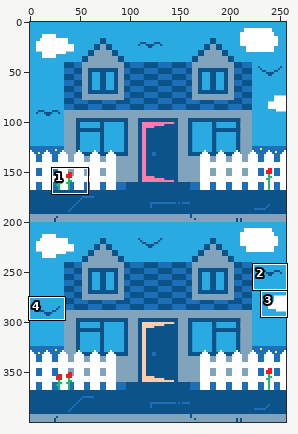
A sprite sheet gets an edit: public/assets/tbh_venue_bg.png. The first picture is a wide view before the edit; the outline marks the close-up.
Close-up. The starting point:
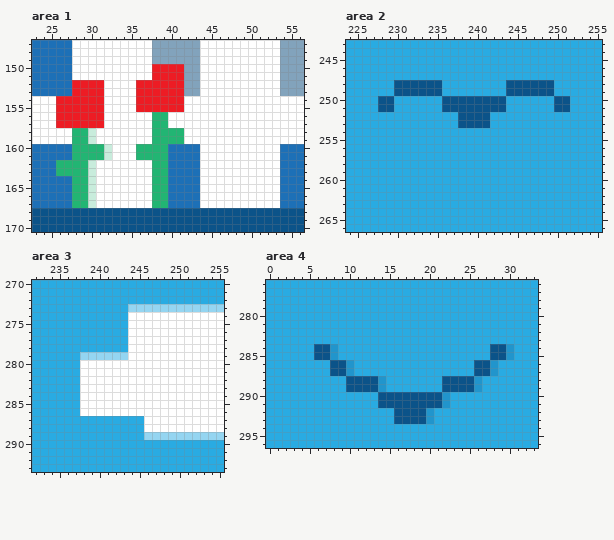
The file is 256x400 pixels. Shown: area 1: x 23..56, y 147..170; area 2: x 224..255, y 243..266; area 3: x 232..255, y 270..293; area 4: x 0..33, y 276..296. The commit also changed other parts of the picture, which this record leaves out.
After:
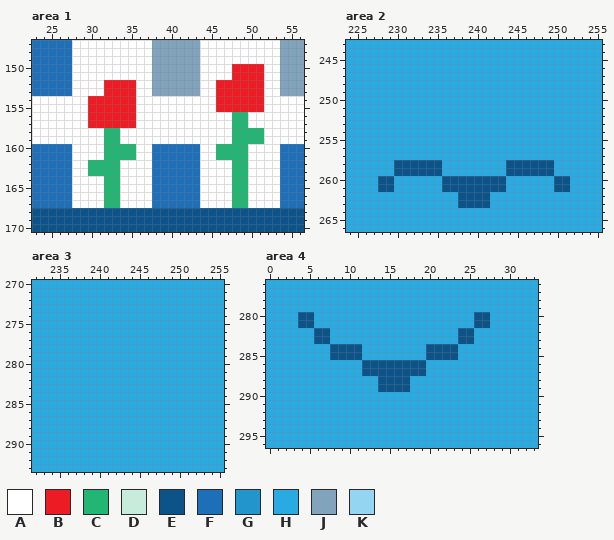
Palette (. is transparent): A #ffffff  B #ed1c24  C #22b573  D #c8ecdc  E #0b5389  F #1d70b7  G #2195cc  H #29abe2  J #82a3bc  K #94d5f1
What changed:
Area 1:
Colour B becomes colour A in rows 152 to 153 at x 28 to 31 and 36 to 37; in rows 154 to 155 at x 26 to 29 and 36 to 41; in rows 156 to 157 at x 26 to 29.
Colour C becomes colour A in rows 156 to 157 at x 38 to 39; in rows 158 to 159 at x 28 to 29 and 38 to 41; in rows 160 to 161 at x 28 to 31 and 36 to 37; in rows 162 to 167 at x 28 to 29.
Colour D becomes colour A in rows 158 to 159 at x 30; in rows 164 to 167 at x 30.
Colour A becomes colour B in rows 150 to 151 at x 48 to 51; in rows 152 to 155 at x 32 to 35 and 46 to 51; in rows 156 to 157 at x 32 to 35.
Colour A becomes colour C in rows 156 to 157 at x 48 to 49; in rows 158 to 159 at x 32 to 33 and 48 to 51; in rows 160 to 161 at x 33 to 35 and 46 to 49; in rows 162 to 163 at x 31 to 33 and 48 to 49; in rows 164 to 167 at x 32 to 33 and 48 to 49.
Colour D becomes colour C in rows 160 to 161 at x 32; in rows 162 to 163 at x 30.
Colour C becomes colour F in rows 160 to 161 at x 38 to 39; in rows 162 to 163 at x 26 to 27 and 38 to 39; in rows 164 to 167 at x 38 to 39.
Colour B becomes colour J in rows 150 to 153 at x 38 to 41.
Area 2:
Colour H becomes colour E in rows 258 to 259 at x 230 to 235 and 244 to 249; in rows 260 to 261 at x 228 to 229, 236 to 243 and 250 to 251; in rows 262 to 263 at x 238 to 241.
Colour E becomes colour H in rows 248 to 249 at x 230 to 235 and 244 to 249; in rows 250 to 251 at x 228 to 229, 236 to 243 and 250 to 251; in rows 252 to 253 at x 238 to 241.
Area 3:
Colour A becomes colour H in rows 274 to 279 at x 244 to 255; in rows 280 to 286 at x 238 to 255; in rows 287 to 288 at x 246 to 255.
Colour K becomes colour H in row 273 at x 244 to 255; in row 279 at x 238 to 243; in row 289 at x 246 to 255.
Area 4:
Colour G becomes colour E in rows 284 to 285 at x 8; in rows 288 to 289 at x 14.
Colour H becomes colour E in rows 280 to 281 at x 4 to 5 and 26 to 27; in rows 282 to 283 at x 6 to 7 and 24 to 25; in rows 284 to 285 at x 9 to 11 and 20 to 23; in rows 286 to 287 at x 12 to 19; in rows 288 to 289 at x 15 to 17.
Colour E becomes colour H in rows 284 to 285 at x 6 to 7 and 28 to 29; in rows 286 to 287 at x 8 to 9 and 26 to 27; in rows 288 to 289 at x 10 to 13 and 22 to 25; in rows 290 to 291 at x 14 to 21; in rows 292 to 293 at x 16 to 19.
Colour G becomes colour H in rows 284 to 285 at x 30; in rows 286 to 287 at x 10 and 28; in rows 288 to 289 at x 26; in rows 290 to 291 at x 22; in rows 292 to 293 at x 20.
Boxes around the changes in both close-ups, in picture pixels (x1, y1, x2, y2):
changed: (56, 64, 264, 208)
changed: (378, 80, 570, 128)
changed: (378, 160, 570, 208)
changed: (80, 304, 224, 440)
changed: (298, 312, 514, 424)
